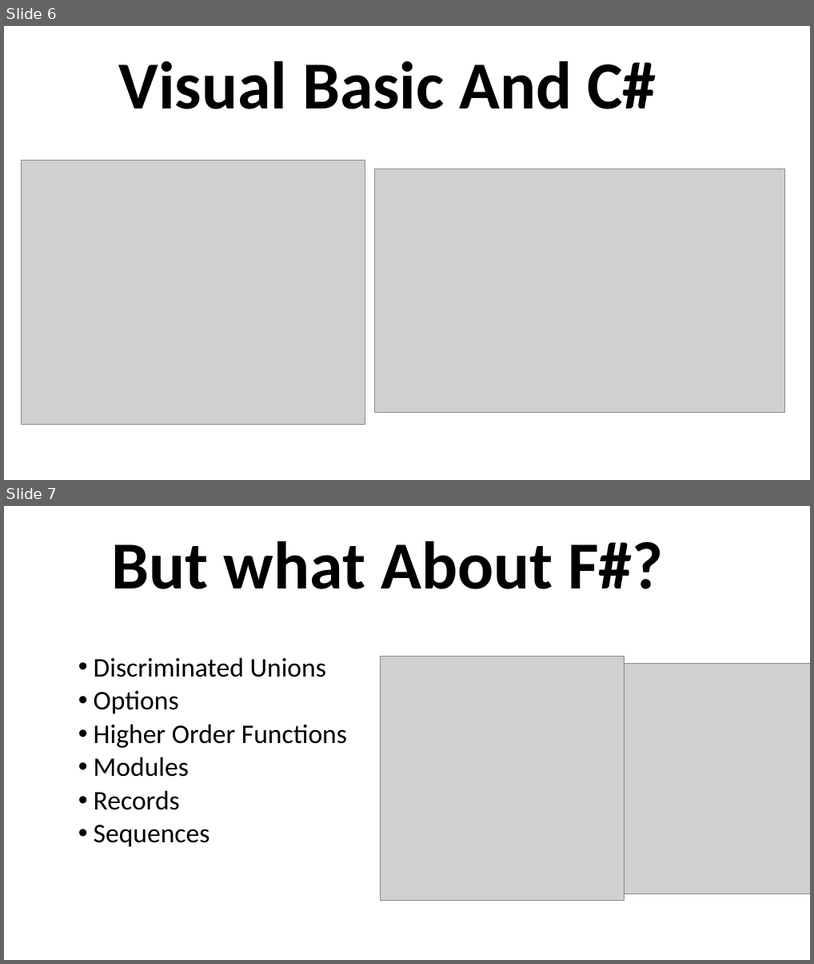
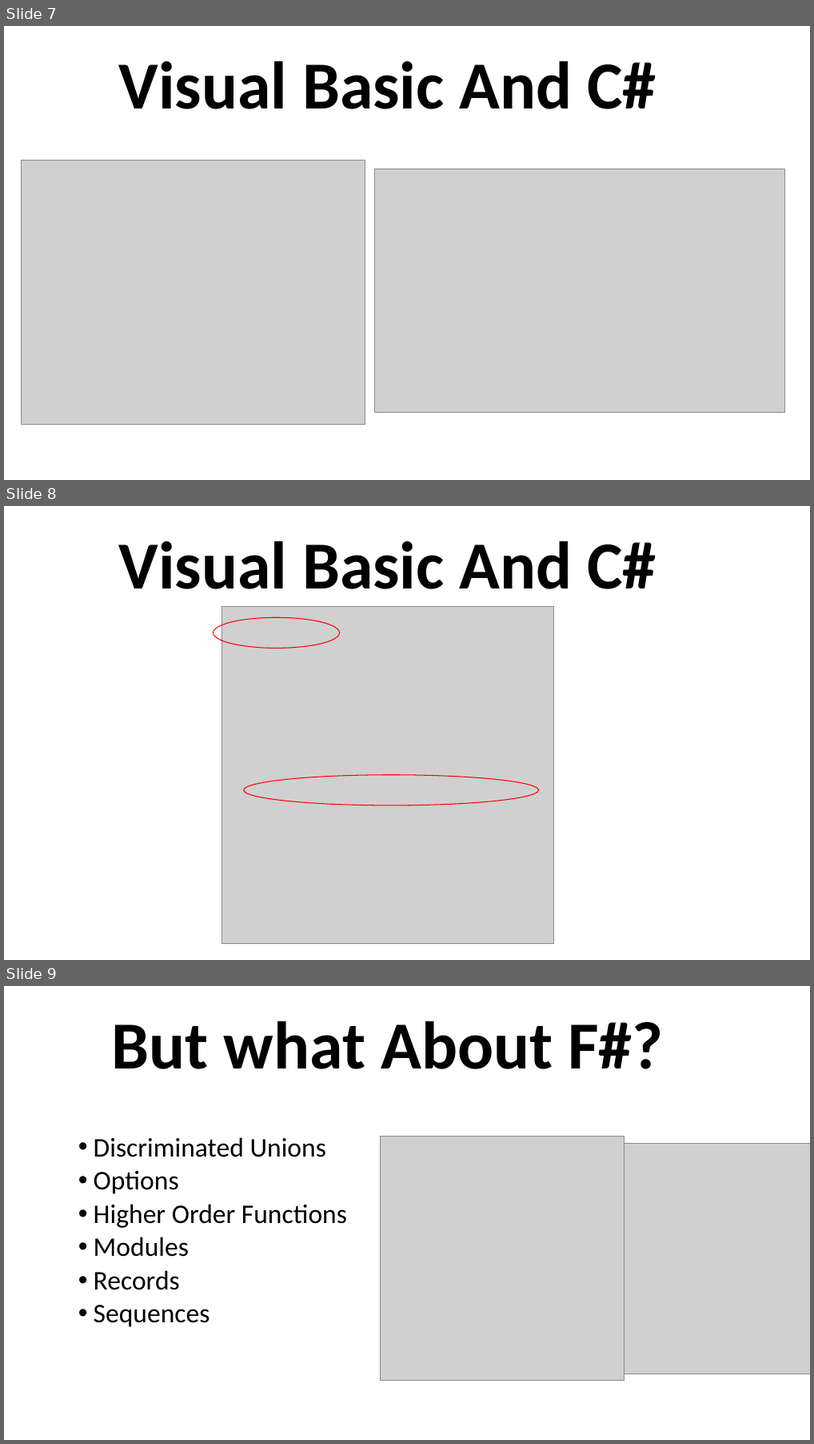
Before and after one commit to grab-a-byte/DotnetInterop, a slide deck: DotnetInteropSlides.pptx. Shown one above the other, each under a label of ours: slides 6 and 7 before the commit, slides 7, 8 and 9 after it. The pictures are 814x964 and 814x1444 pixels, drawn with LibreOffice and Linux fonts; fonts in the diff are those of the drawing; grey boxes stand for pictures. Boxes give left, top, right and bottom in pixels: in the first picture for what was removed or moved away, otherwise in the second. Text is boxed around its words. In the diff, an @@ line names an element or a change of style, - is before the commit and + after.

```diff
--- a/DotnetInteropSlides.pptx
+++ b/DotnetInteropSlides.pptx
@@ slide 8 added at (4,506,810,960), background #FFFFFF @@
@@ text added at (118,541,656,589), 80 pt, text #000000, bold @@
+Visual Basic And C#
@@ ellipse added at (214,617,340,648), outline #FF0000 1 pt @@
@@ picture added at (222,606,554,943) @@
@@ ellipse added at (243,775,538,805), outline #FF0000 1 pt @@
@@ what was slide 6 is now slide 7 @@
@@ what was slide 7 is now slide 9 @@
```
Also in this commit, not shown: 6 slides changed, 3 other slides added.
